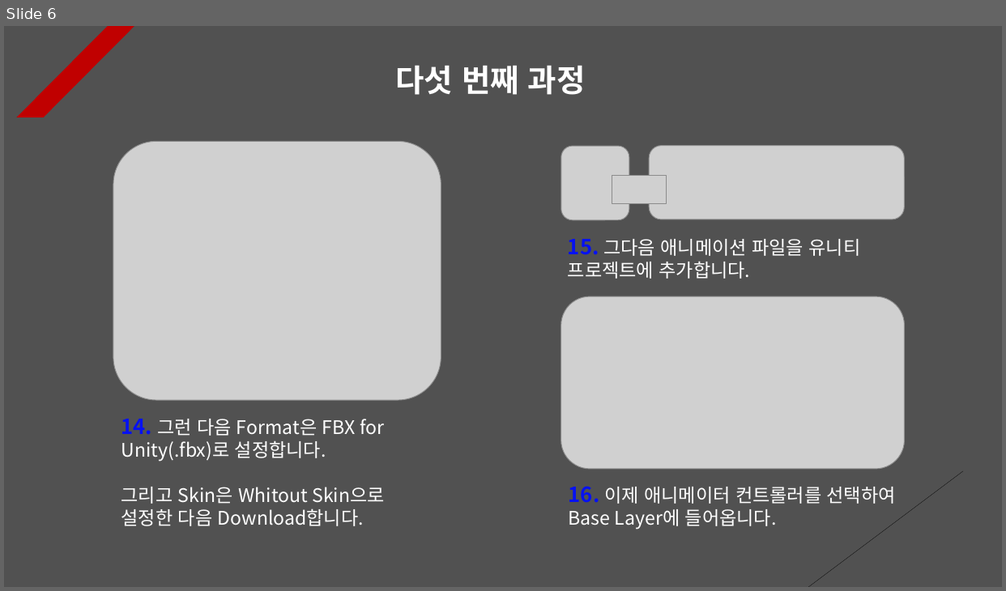
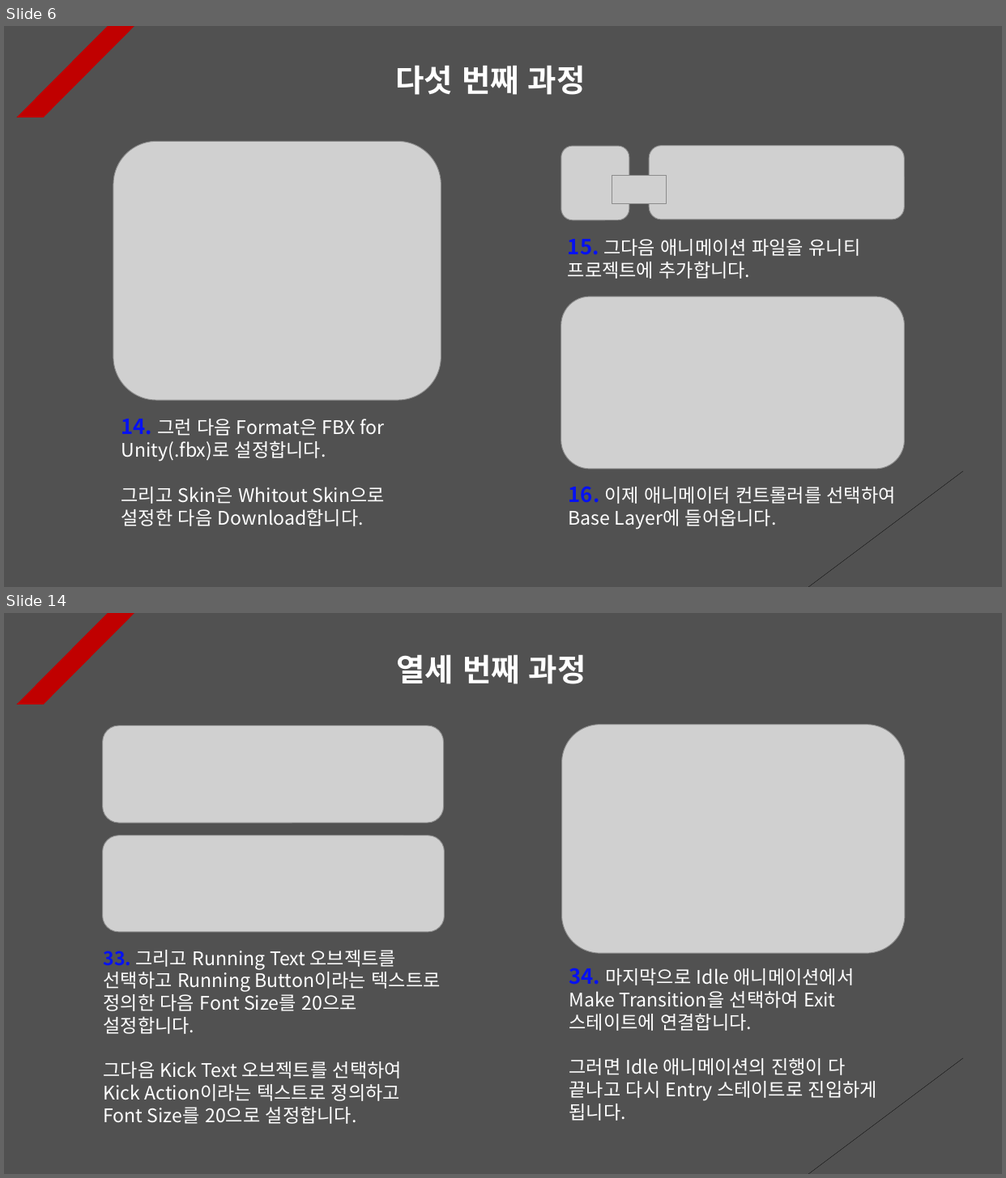
Before and after one commit to Unity2033/3D-UnityEngine, a slide deck: Assets/Class/Animator/PPT Data/Animator Example.pptx. Shown one above the other, each under a label of ours: slide 6 before the commit, slides 6 and 14 after it; the slides between them are not shown. The pictures are 1006x591 and 1006x1178 pixels, drawn with LibreOffice and Linux fonts; fonts in the diff are those of the drawing; grey boxes stand for pictures. Boxes give left, top, right and bottom in pixels: in the first picture for what was removed or moved away, otherwise in the second. Text is boxed around its words. In the diff, an @@ line names an element or a change of style, - is before the commit and + after.

```diff
--- a/Assets/Class/Animator/PPT Data/Animator Example.pptx
+++ b/Assets/Class/Animator/PPT Data/Animator Example.pptx
@@ slide 14 added at <box>4,613,1002,1174</box>, background #515151; not listed: 2 template elements that a slide beside it also shows @@
@@ text added at <box>397,654,586,684</box>, 30 pt, text #FFFFFF, bold @@
+열세 번째 과정
@@ picture added at <box>103,726,444,823</box> @@
@@ picture added at <box>562,725,905,954</box> @@
@@ picture added at <box>103,835,445,932</box> @@
@@ text added at <box>104,950,441,1124</box>, 18 pt, text #FFFFFF @@
+33. 그리고 Running Text 오브젝트를 선택하고 Running Button이라는 텍스트로 정의한 다음 Font Size를 20으로 설정합니다.
+그다음 Kick Text 오브젝트를 선택하여 Kick Action이라는 텍스트로 정의하고 Font Size를 20으로 설정합니다.
@@ text added at <box>569,968,877,1121</box>, 18 pt, text #FFFFFF @@
+34. 마지막으로 Idle 애니메이션에서 Make Transition을 선택하여 Exit 스테이트에 연결합니다.
+그러면 Idle 애니메이션의 진행이 다 끝나고 다시 Entry 스테이트로 진입하게 됩니다.
```
Also in this commit, not shown: 12 slides changed, 1 slide removed, 46 other files.
